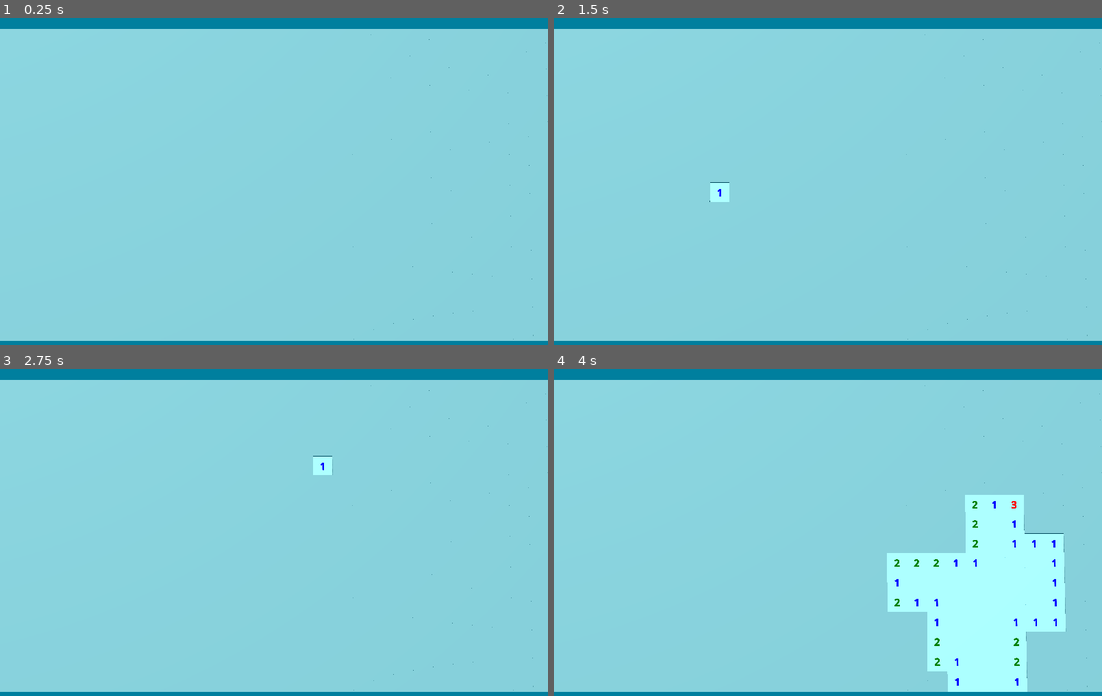
Above: before the commit, frames 1-4 (two rows, left to right).
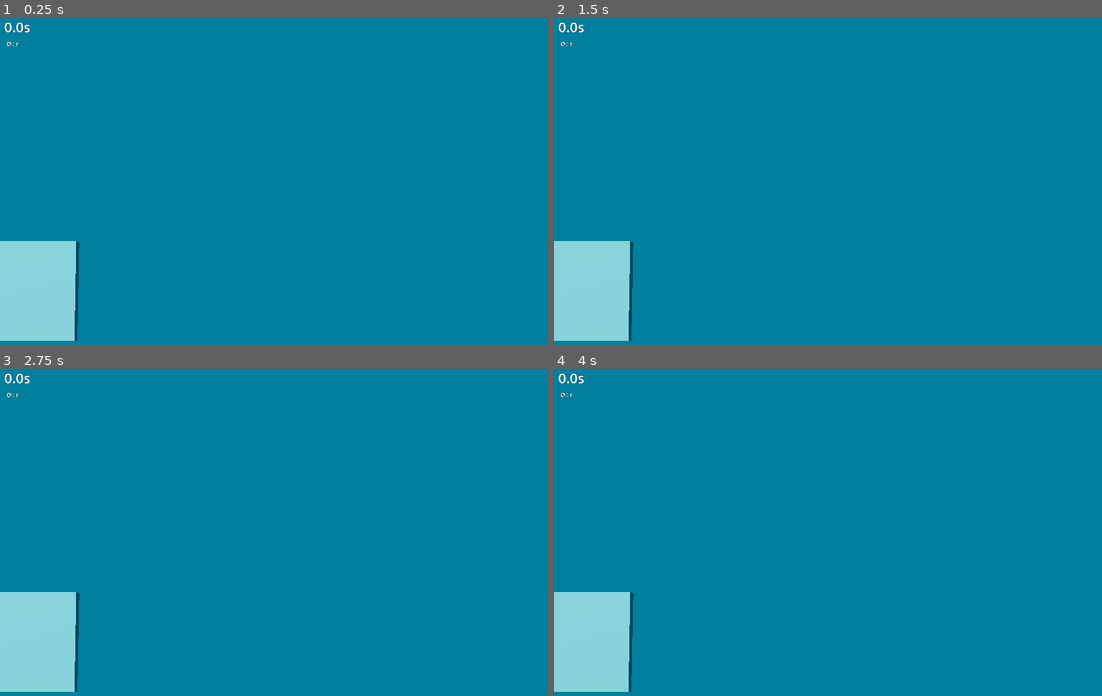
Above: after the commit, the same moments.

Repository: Blubtastic/godot_minesweeper
Game: Godot game, scene res://main.tscn
Two runs of this game, one before a commit and one after it. Both use one fixed random seed, a clock stepped at 60 frames per second and the inputs below.
Inputs (mouse positions are in pixels of both pictures, inside the frame that each line leads up to):
- Up to frame 1 (0.25 s): no input
- Up to frame 2 (1.5 s): tap Enter at 0.5 s; move the mouse to (948, 168) at 0.52 s; click (948, 168) at 0.67 s; tap R (restart) at 1.25 s; move the mouse to (718, 201) at 1.27 s; click (718, 201) at 1.42 s
- Up to frame 3 (2.75 s): tap R (restart) at 2 s; move the mouse to (328, 460) at 2.02 s; click (328, 460) at 2.17 s
- Up to frame 4 (4 s): tap R (restart) at 2.75, 3.5 s; move the mouse to (800, 604) at 2.77 s; click (800, 604) at 2.92 s; move the mouse to (992, 588) at 3.52 s; click (992, 588) at 3.67 s

The runs differ from the first frame. In frame 1, 91% of the frame differs, in the area x 0-100%, y 1-99%; in frame 2, 91%; in frame 3, 91%; in frame 4, 91%.

Commit message:
feat: add win state

Diff:
--- a/cube.gd
+++ b/cube.gd
@@ -5,7 +5,7 @@
 @export var bombMesh: Mesh
 @export var radioactiveMesh: Mesh
 
-var isRevealed: bool = false
+var is_cleared: bool = false
 var is_flagged: bool = false
 var is_bomb: int
 var bomb_probability = 0.16
@@ -15,11 +15,11 @@
 var gravity = Vector3.DOWN * 9.8
 
 signal game_over
+signal game_start
 
 func _ready() -> void:
 	is_bomb = true if (randi() % 100) < (bomb_probability*100) else false
 	var selectedMesh = mesh1
-
 	# duplicate meshes and materials
 	$MeshInstance3D.mesh = selectedMesh.duplicate()
 	$MeshInstance3D.mesh.material = $MeshInstance3D.get_active_material(0).duplicate()
@@ -32,8 +32,10 @@
 func _on_input_event(_camera: Node, event: InputEvent, _event_position: Vector3, _normal: Vector3, _shape_idx: int) -> void:
 		if event is InputEventMouseButton:
 			var mouse_event := event as InputEventMouseButton
-			if !isRevealed:
-				if mouse_event.button_index == MOUSE_BUTTON_LEFT and mouse_event.pressed:
+			if !is_cleared:
+				if event.is_command_or_control_pressed() and mouse_event.button_index == MOUSE_BUTTON_LEFT and mouse_event.pressed:
+					toggle_flag()
+				elif mouse_event.button_index == MOUSE_BUTTON_LEFT and mouse_event.pressed:
 					if !is_flagged:
 						unhighlight_cube()
 						reveal_cube()
@@ -48,19 +50,19 @@
 							cube.reveal_cube()
 
 func reveal_cube():
-	if !isRevealed and !is_flagged:
+	game_start.emit()
+	if !is_cleared and !is_flagged:
 		var newMesh = bombMesh if is_bomb else flatMesh
 		$MeshInstance3D.mesh = newMesh
 		transform = transform.translated(Vector3(0, -0.1, 0))
 		$Label3D.visible = true
-		isRevealed = true;
+		is_cleared = true;
 		if is_bomb:
 			game_over.emit()
 
 func toggle_flag():
 	is_flagged = !is_flagged
 	$Label3D.text = "🚩" if is_flagged else ""
-	print("toggled flag")
 
 func animateExplosion():
 	$MeshInstance3D.mesh = radioactiveMesh
@@ -70,7 +72,7 @@
 	simulate_gravity = true
 
 func _on_mouse_entered():
-	if !isRevealed:
+	if !is_cleared:
 		highlight_cube()
 
 func _on_mouse_exited():
--- a/game.gd
+++ b/game.gd
@@ -1,13 +1,18 @@
 extends Node3D
 
 const CubeScene = preload("res://cube.tscn")
-const GRID_WIDTH = 30
-const GRID_HEIGHT = 16
+const GRID_WIDTH = 5
+const GRID_HEIGHT = 5
 const CUBE_DISTANCE = 1.0
 const drop_increase = 1
 var drop_intensity = 1.5
 var game_over = false
+var game_started = false
+var game_won = false
 var nodes
+var uncleared_cubes_num: int
+var mine_num: int
+var play_time: float = 0.0
 
 func _ready() -> void:
 	randomize()
@@ -22,11 +27,18 @@
 			add_child(cube_instance)
 
 			# connect cube's game_over signal
-			cube_instance.game_over.connect(_on_game_over)
+			cube_instance.game_over.connect(on_game_over)
+			cube_instance.game_start.connect(on_game_start)
 	nodes = get_tree().get_nodes_in_group("cubes")
 	nodes.shuffle()
+	for node in nodes:
+		if node.is_bomb:
+			mine_num += 1
 
-func _on_game_over():
+func on_game_start():
+	game_started = true
+
+func on_game_over():
 	game_over = true
 	for node in nodes:
 		if node and not node.is_queued_for_deletion():
@@ -43,12 +55,24 @@
 			await timer2.timeout
 
 func _physics_process(delta):
+	if game_started and !game_won:
+		play_time += delta
+	$"../Timer".text = str("%.1f" % play_time, "s")
+
+	uncleared_cubes_num = 0
+	for node in nodes:
+		if !node.is_cleared:
+			uncleared_cubes_num += 1
 	if Input.is_action_pressed("restart"):
 		_on_restart_button_pressed()
 	if game_over:
 		if drop_intensity >= 0.0:
 			# Reduce the shake intensity over time
 			drop_intensity -= drop_increase * delta
+	if uncleared_cubes_num == mine_num:
+		game_won = true
+		$"../WinBackground".visible = true
+		$"../YOUWON".text = "You won! \n Time used: " + str("%.1f" % play_time, "s")
 
 func _on_restart_button_pressed():
 	get_tree().reload_current_scene()
--- a/main.tscn
+++ b/main.tscn
@@ -8,6 +8,21 @@
 background_color = Color(0, 0.49736, 0.621094, 1)
 
 [sub_resource type="CameraAttributesPractical" id="CameraAttributesPractical_dxy76"]
+
+[sub_resource type="LabelSettings" id="LabelSettings_oy0yb"]
+font_size = 32
+outline_size = 3
+outline_color = Color(0, 0, 0, 1)
+
+[sub_resource type="LabelSettings" id="LabelSettings_bat4j"]
+font_size = 64
+outline_size = 3
+outline_color = Color(0, 0, 0, 1)
+
+[sub_resource type="LabelSettings" id="LabelSettings_6oo4t"]
+font_size = 124
+outline_size = 3
+outline_color = Color(0, 0, 0, 1)
 
 [node name="Main" type="Node"]
 
@@ -27,3 +42,35 @@
 [node name="WorldEnvironment" type="WorldEnvironment" parent="."]
 environment = SubResource("Environment_bmdjw")
 camera_attributes = SubResource("CameraAttributesPractical_dxy76")
+
+[node name="Controls" type="Label" parent="."]
+offset_left = 30.0
+offset_top = 120.0
+offset_right = 530.0
+offset_bottom = 220.0
+text = "⟳: r"
+label_settings = SubResource("LabelSettings_oy0yb")
+
+[node name="Timer" type="Label" parent="."]
+z_index = 1
+offset_left = 20.0
+offset_top = 20.0
+offset_right = 60.0
+offset_bottom = 43.0
+label_settings = SubResource("LabelSettings_bat4j")
+
+[node name="YOUWON" type="Label" parent="."]
+z_index = 10
+offset_left = 800.0
+offset_top = 600.0
+offset_right = 840.0
+offset_bottom = 623.0
+label_settings = SubResource("LabelSettings_6oo4t")
+horizontal_alignment = 1
+vertical_alignment = 1
+
+[node name="WinBackground" type="ColorRect" parent="."]
+visible = false
+offset_right = 10000.0
+offset_bottom = 10000.0
+color = Color(0, 0, 0, 0.301961)
--- a/scan_nearby.gd
+++ b/scan_nearby.gd
@@ -35,7 +35,7 @@
 	can_auto_clear = true if nearbyMines == nearbyFlags else false
 	var nearbyMinesNumber = str(nearbyMines) if nearbyMines > 0 else ''
 	cubes = get_overlapping_bodies()
-	if $"..".isRevealed:
+	if $"..".is_cleared:
 		if nearbyMines == 0:
 			for cube in cubes:
 				cube.reveal_cube()
Not shown: 1 places in main.tscn that only renumber resources
